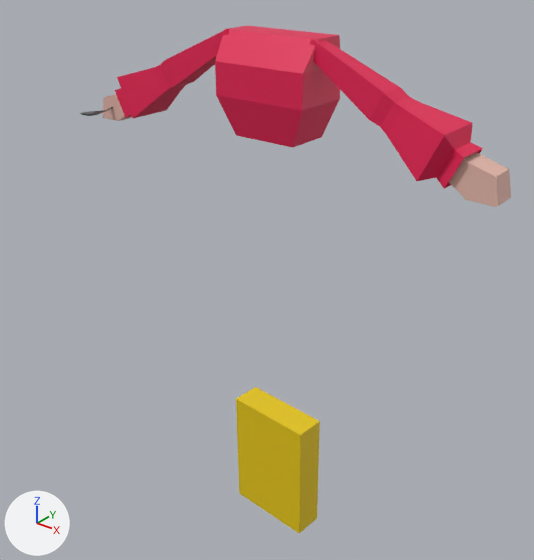
A saved change to the Blender file Models/arms_rigged.blend.
The view is the same before and after, from a 50 mm lens placed at (1.47, -1.86, 1.94), pointed at (-0.09, 0.09, 0.73). Every picture has the same lights, and +X, +Y and +Z are marked at lower left. The first picture is the older version.

In view in the first picture: 'Arms', 'CerealBoxFlat', 'Chest', 'Hands_Closed', 'Spoon'.
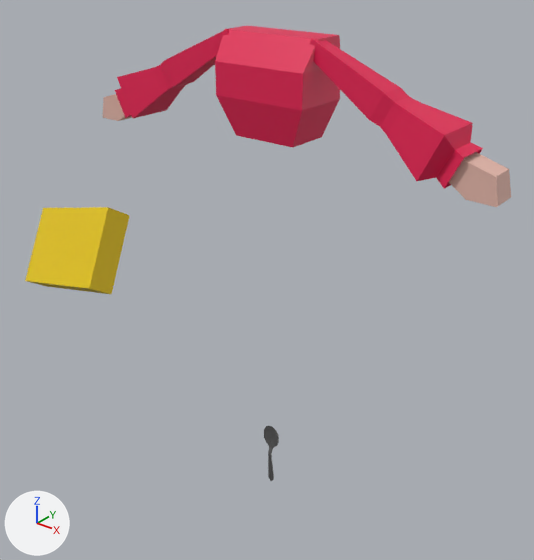
What differs and where, as boxes (x1, y1, x2, y2) in the pictures (534 x 560 px):
'CerealBoxFlat', moved, turned
    before: (236, 387, 320, 533)
    after: (25, 207, 130, 294)
'Spoon', moved, turned
    before: (80, 107, 113, 116)
    after: (264, 426, 279, 481)

What the commit changed:
Object 'Spoon' (ob_spoon) turns from (-88, 11, 168) to (0, 0, 0) degrees about x, y and z.
Object 'Spoon' (ob_spoon) moves from (-0.729, -0.025, 1.295) to (0.0, 0.0, 0.0).
Object 'CerealBoxFlat' (ob_cerealboxflat) moves from (0.02, 0.014, -0.014) to (-1.0, -0.092, 0.668).
Object 'CerealBoxFlat' (ob_cerealboxflat) turns from (0, 179, 85) to (106, -32, -100) degrees about x, y and z.
